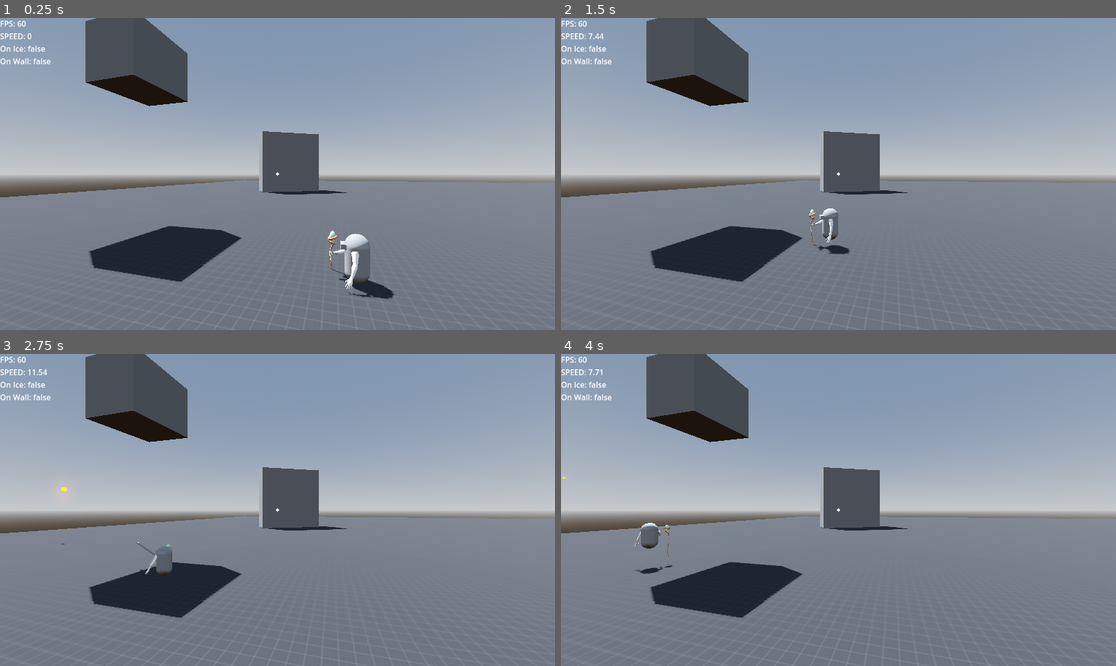
Above: before the commit, frames 1-4 (two rows, left to right).
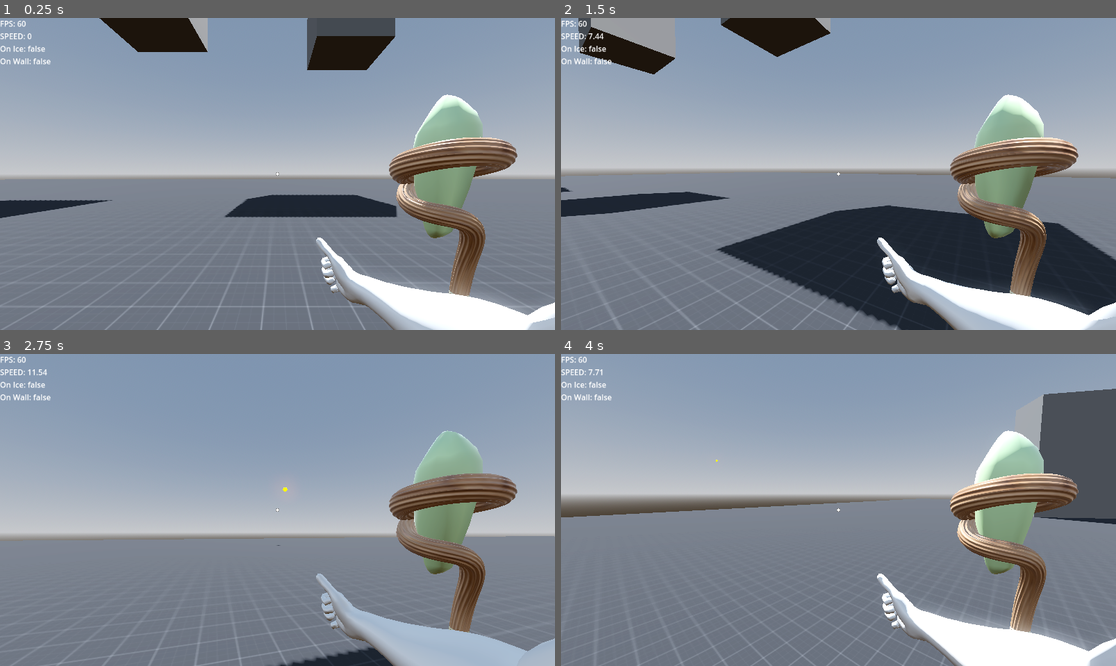
Above: after the commit, the same moments.

Repository: ChrisMuray/MovementMage
Game: Godot game, scene res://Levels/Sandbox.tscn
Same seed, same stepped clock (60 frames per second), same inputs: the game is played once before the commit and once after it.
Inputs (mouse positions are in pixels of both pictures, inside the frame that each line leads up to):
- Up to frame 1 (0.25 s): no input
- Up to frame 2 (1.5 s): tap Enter at 0.5 s; move the mouse to (866, 174) at 0.52 s; press the mouse at (866, 174) at 0.53 s; hold W (move_forward) from 0.53 s (still down); tap Space (jump) at 0.77 s; move the mouse to (810, 174) at 1.27 s; release the mouse at (810, 174) at 1.28 s; tap Ctrl (crouch) at 1.35 s
- Up to frame 3 (2.75 s): keep holding W (move_forward); tap Space (jump) at 1.52 s; click (249, 510) at 1.55 s; move the mouse to (288, 503) at 2.02 s; press the mouse at (288, 503) at 2.03 s; tap F (fireball) at 2.1 s
- Up to frame 4 (4 s): keep holding W (move_forward); move the mouse to (832, 516) at 2.77 s; release the mouse at (832, 516) at 2.78 s; click (832, 516) at 2.85 s; tap Space (jump) at 3.02, 3.77 s; move the mouse to (877, 513) at 3.52 s; hold Right mouse button (ice_path) from 3.53 s (still down); click (877, 513) at 3.8 s

The runs differ from the first frame. In frame 1, 28% of the frame differs, in the area x 0-100%, y 0-100%; in frame 2, 40%; in frame 3, 27%; in frame 4, 30%.

Commit message:
Grapple Path Local Transform
Fixed grapple path local transformation issues

Diff:
--- a/Levels/Sandbox.tscn
+++ b/Levels/Sandbox.tscn
@@ -88,4 +88,3 @@
 
 [node name="Camera3D" type="Camera3D" parent="."]
 transform = Transform3D(0.258819, 0, -0.965926, 0, 1, 0, 0.965926, 0, 0.258819, 18, 5, 0)
-current = true
--- a/Player/Player.gd
+++ b/Player/Player.gd
@@ -60,6 +60,7 @@
 		Vector2(0.05, -0.05)
 	])
 	grapple_shape.mode = CSGPolygon3D.MODE_PATH
+	grapple_shape.path_local = true
 	grapple_shape.set_path_node(grapple_path.get_path())
 	grapple_path.add_child(grapple_shape)
 
@@ -206,10 +207,8 @@
 
 func grapple() -> void:
 	if not raycast.is_colliding():
+		grapple_path.curve.set_point_position(1, Vector3.ZERO)
 		return
 
-	var global_point = center_of_mass.to_local(raycast.get_collision_point())
-	grapple_path.curve.set_point_position(0, center_of_mass.to_local(Vector3.ZERO))
-	grapple_path.curve.set_point_position(1, center_of_mass.to_local(global_point))
-	for i in range(grapple_path.curve.point_count):
-		print(grapple_path.curve.get_point_position(i))
+	grapple_path.curve.set_point_position(0, Vector3.ZERO)
+	grapple_path.curve.set_point_position(1, grapple_path.to_local(raycast.get_collision_point()))
Not shown, added: Player/Pla175E.tmp
